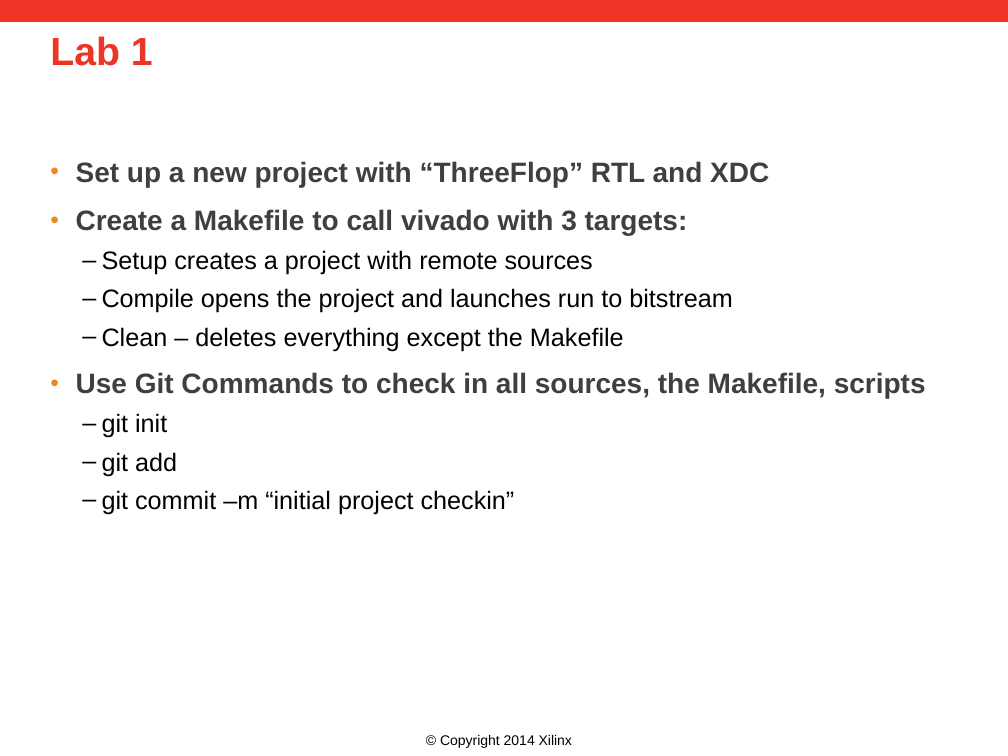
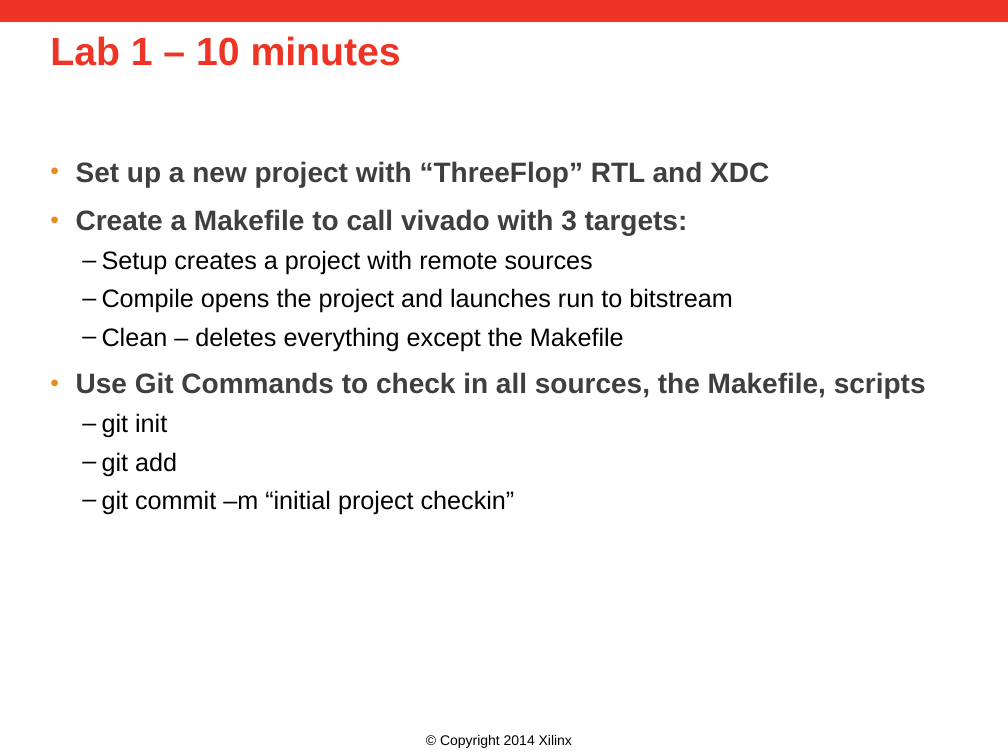
Before and after one commit to Xilinx/revCtrl, a slide deck: slide 16 of doc/versionControl.pptx (slide 12 before the commit). Drawn at 1008x756 pixels with LibreOffice and Linux fonts; fonts in the diff are those of the drawing; background and template pictures are left out. Boxes give left, top, right and bottom in pixels: in the first picture for what was removed or moved away, otherwise in the second. Text is boxed around its words. In the diff, an @@ line names an element or a change of style, - is before the commit and + after.

```diff
--- a/doc/versionControl.pptx
+++ b/doc/versionControl.pptx
@@ title at bbox=[50, 36, 401, 66]: text changed @@
-Lab 1
+Lab 1 – 10 minutes
```
Also in this commit, not shown: 9 other slides changed, 6 slides added, 1 slide removed.
